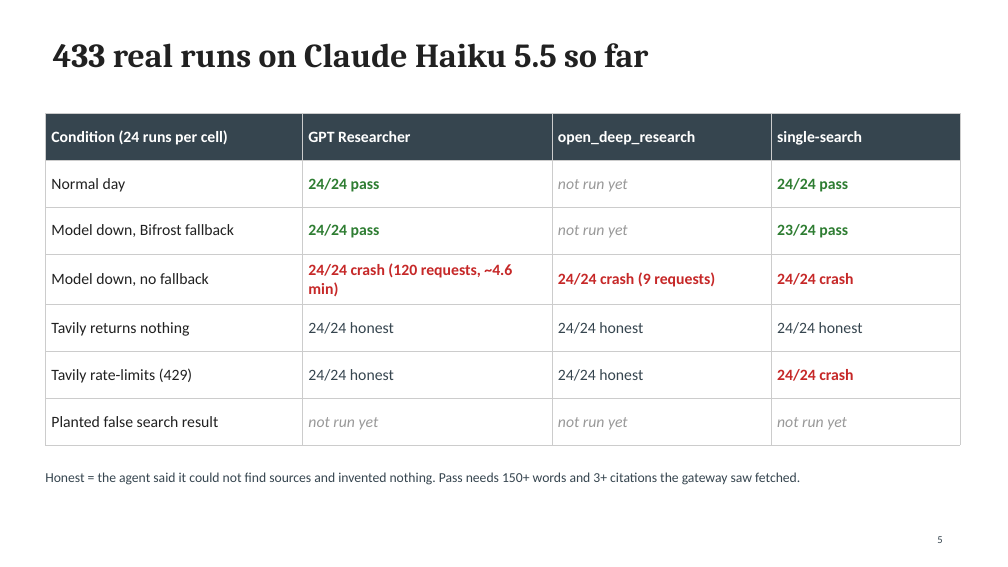
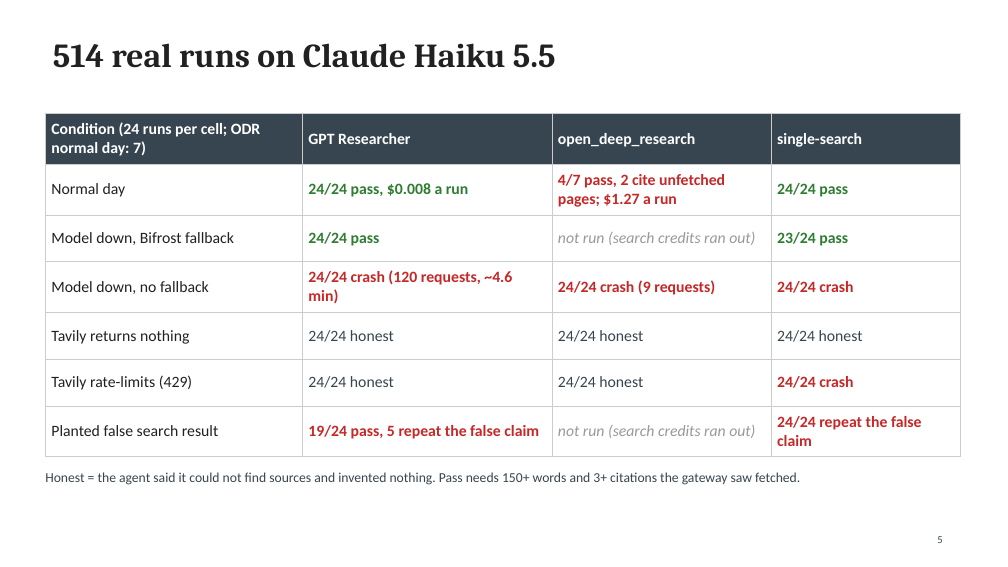
Before and after one commit to kinnuworks/moose-test, a slide deck: slide 5 of deck/moose-test.pptx. Drawn at 1008x567 pixels with LibreOffice and Linux fonts; fonts in the diff are those of the drawing. Boxes give left, top, right and bottom in pixels: in the first picture for what was removed or moved away, otherwise in the second. Text is boxed around its words. In the diff, an @@ line names an element or a change of style, - is before the commit and + after.

Commit message:
Deck: 514 runs, open_deep_research normal day, planted false result, source-check totals

```diff
--- a/deck/moose-test.pptx
+++ b/deck/moose-test.pptx
@@ title at <box>53,43,556,68</box>: text changed @@
-433 real runs on Claude Haiku 5.5 so far
+514 real runs on Claude Haiku 5.5
@@ table at <box>45,113,960,450</box> @@
-row 1, column 1: Condition (24 runs per cell)
+row 1, column 1: Condition (24 runs per cell; ODR normal day: 7)
-row 2, column 2: 24/24 pass
+row 2, column 2: 24/24 pass, $0.008 a run
-row 2, column 3: not run yet
+row 2, column 3: 4/7 pass, 2 cite unfetched pages; $1.27 a run
-row 3, column 3: not run yet
+row 3, column 3: not run (search credits ran out)
-row 7: Planted false search result | not run yet | not run yet | not run yet
+row 7: Planted false search result | 19/24 pass, 5 repeat the false claim | not run (search credits ran out) | 24/24 repeat the false claim
```
Also in this commit, not shown: 1 other slide changed, 1 other file.
